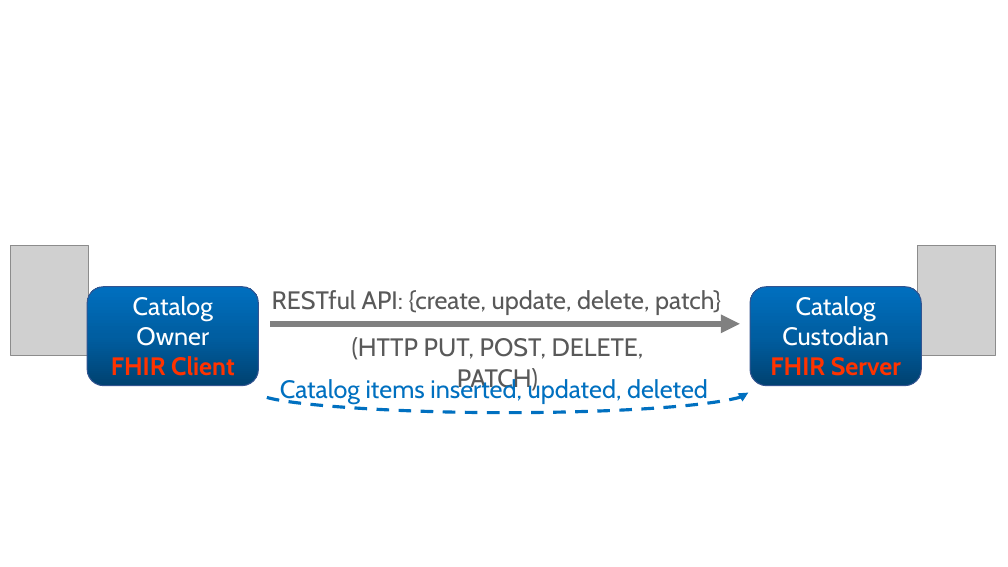
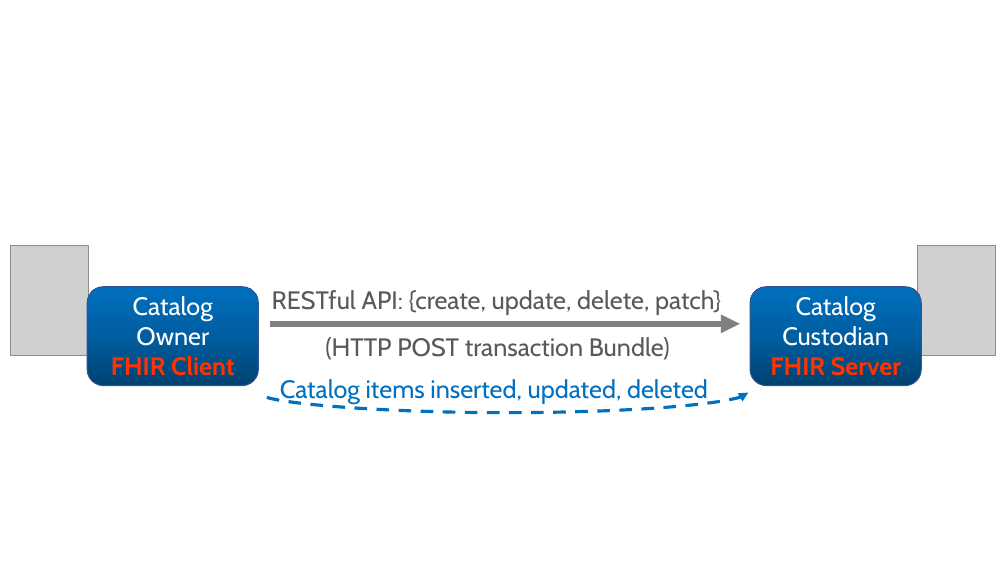
Before and after one commit to HL7/fhir-order-catalog, a slide deck: slide 1 of input/images-source/interactionAdminPush.pptx. Drawn at 1008x567 pixels with LibreOffice and Linux fonts; fonts in the diff are those of the drawing; grey boxes stand for pictures. Boxes give left, top, right and bottom in pixels: in the first picture for what was removed or moved away, otherwise in the second. Text is boxed around its words. In the diff, an @@ line names an element or a change of style, - is before the commit and + after.

```diff
--- a/input/images-source/interactionAdminPush.pptx
+++ b/input/images-source/interactionAdminPush.pptx
@@ text at bbox=[325, 337, 670, 360]: text changed @@
-(HTTP PUT, POST, DELETE, PATCH)
+(HTTP POST transaction Bundle)
```
Also in this commit, not shown: 46 other files.
